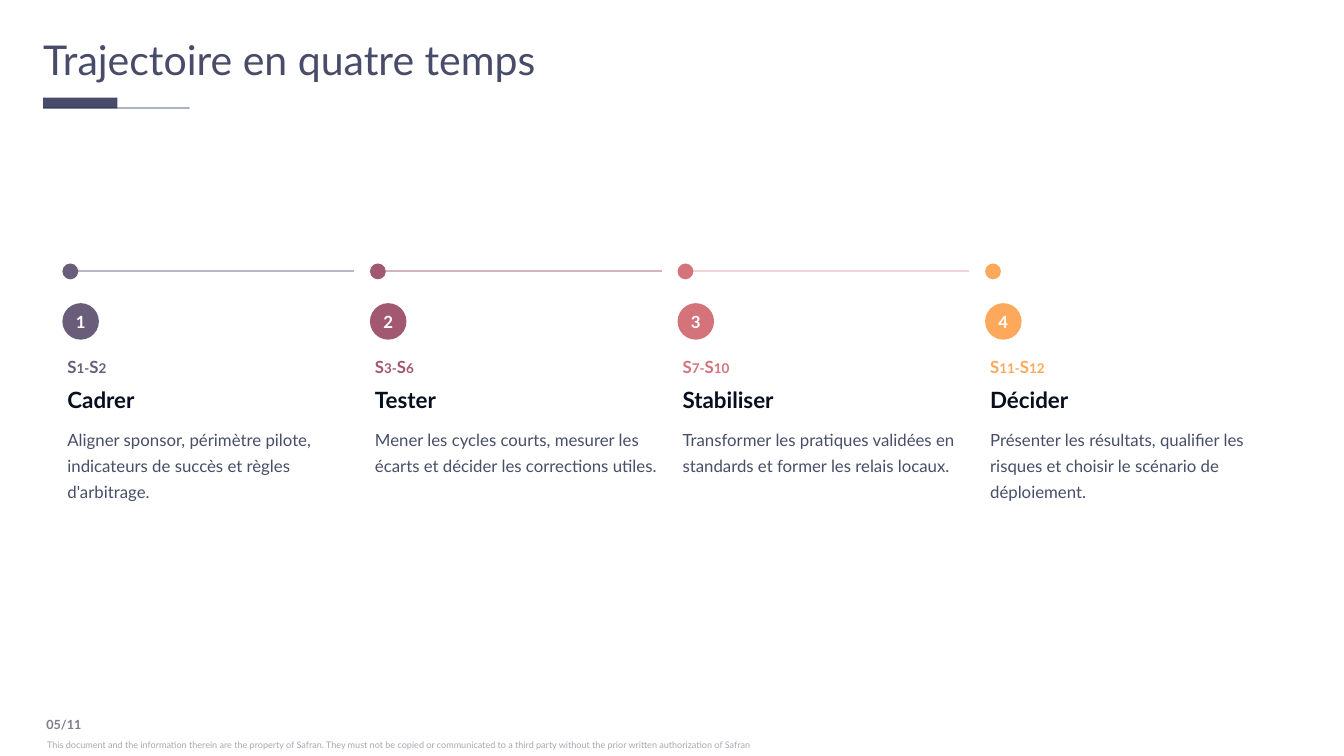
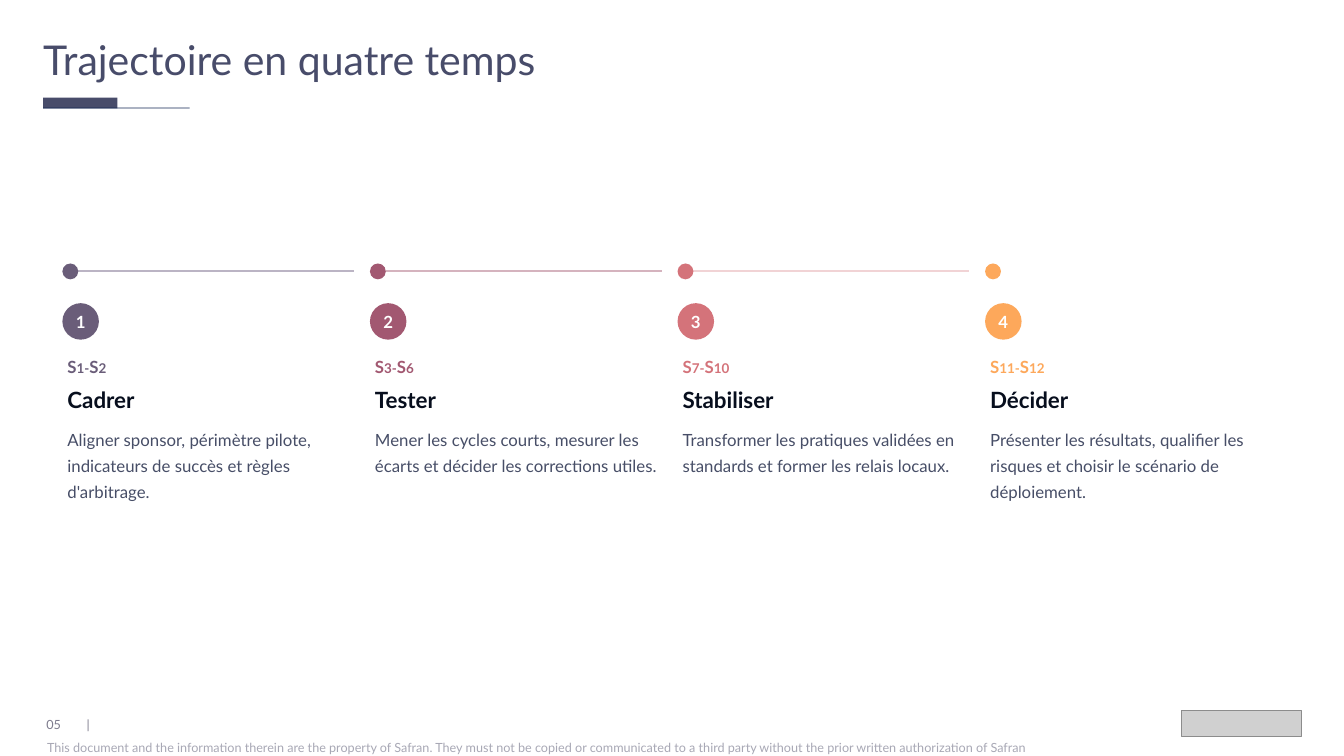
Before and after one commit to jpapasidero/Skill_Jessica_template_Claude, a slide deck: slide 5 of test_corretion_elements_graphiques.pptx. Drawn at 1344x756 pixels with LibreOffice and Linux fonts; fonts in the diff are those of the drawing; grey boxes stand for pictures. Boxes give left, top, right and bottom in pixels: in the first picture for what was removed or moved away, otherwise in the second. Text is boxed around its words. In the diff, an @@ line names an element or a change of style, - is before the commit and + after.

```diff
--- a/test_corretion_elements_graphiques.pptx
+++ b/test_corretion_elements_graphiques.pptx
@@ picture added at (1182,711,1302,736) @@
@@ text "This document and the information ..." at (47,743,1026,754): size 6.5 to 9 pt @@
@@ text at (46,720,61,729): text changed; bold off @@
-05/11
+05 |
```
Also in this commit, not shown: 10 other slides changed, 4 other files.
